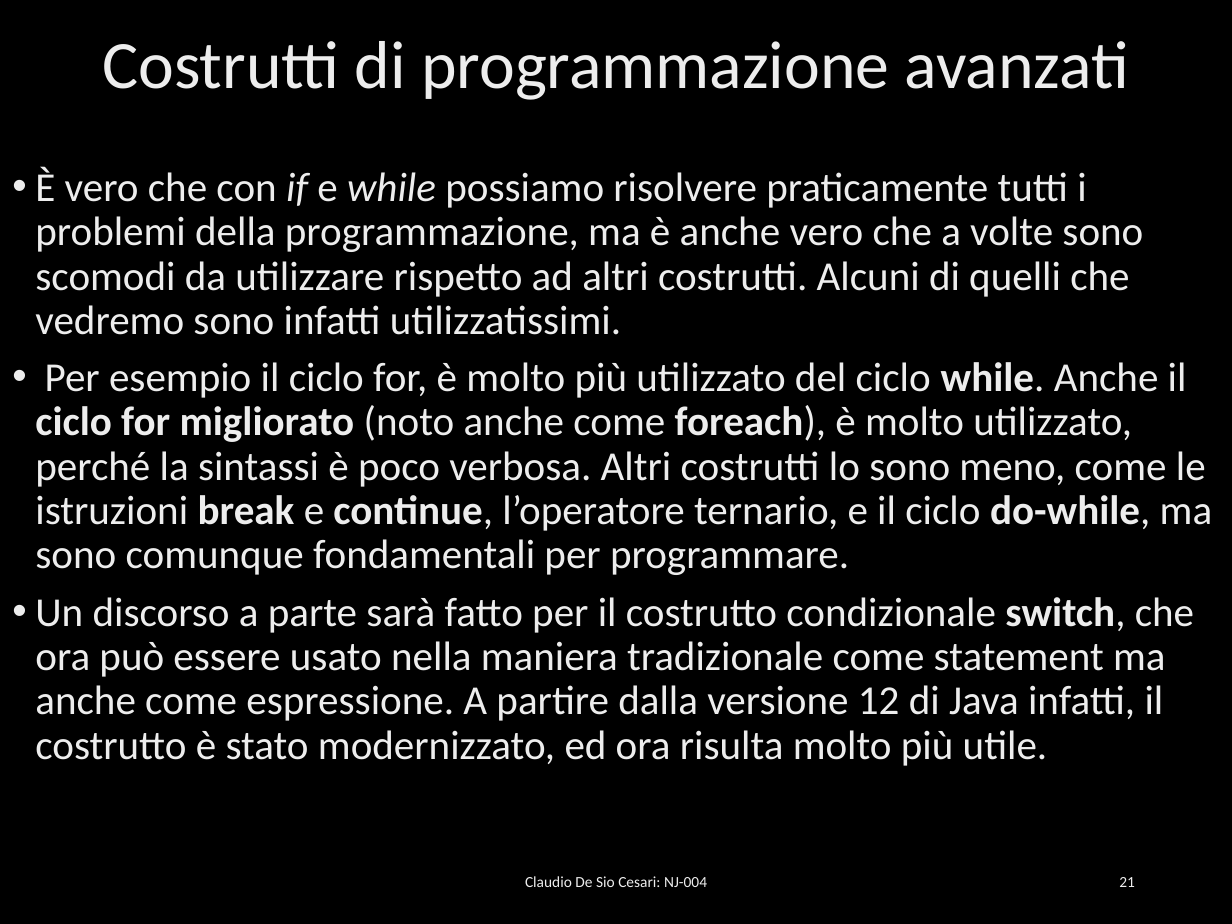
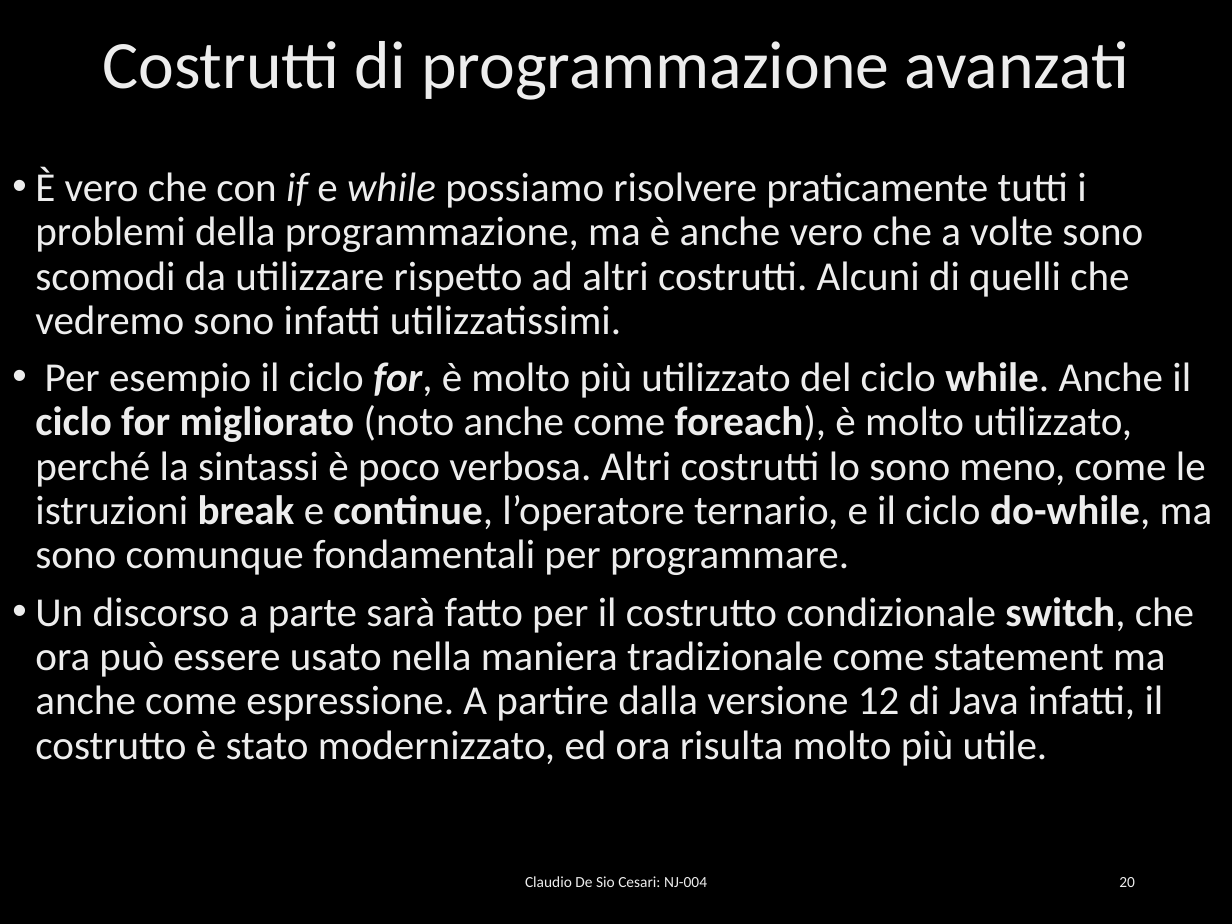
Before and after one commit to desioc/IlNuovoJavaSlides, a slide deck: slide 20 of NJ-004 - Operatori e gestione del flusso di esecuzione.pptx (slide 21 before the commit). Drawn at 1232x924 pixels with LibreOffice and Linux fonts; fonts in the diff are those of the drawing; background and template pictures are left out. Boxes give left, top, right and bottom in pixels: in the first picture for what was removed or moved away, otherwise in the second. Text is boxed around its words. In the diff, an @@ line names an element or a change of style, - is before the commit and + after.

```diff
--- a/NJ-004 - Operatori e gestione del flusso di esecuzione.pptx
+++ b/NJ-004 - Operatori e gestione del flusso di esecuzione.pptx
@@ text at [35,362,1213,575]: bold on, italic on in "for," @@
@@ page number at [1119,877,1135,887]: text changed @@
-21
+20
```
Also in this commit, not shown: 30 other slides changed, 3 slides removed, 3 other files.
